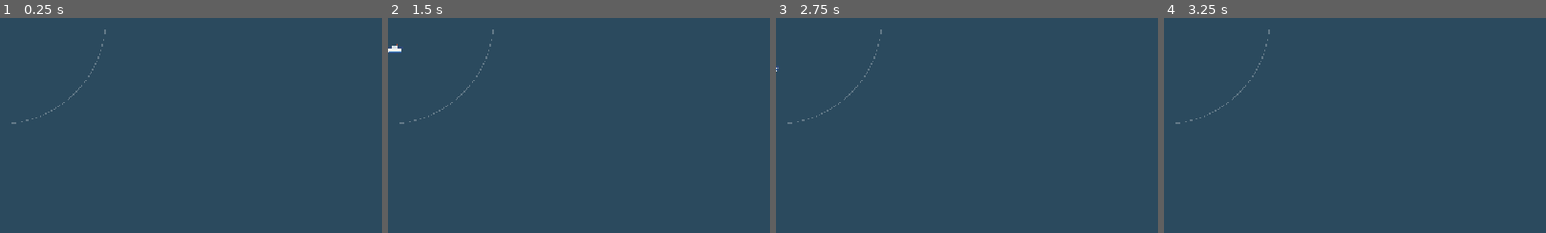
Above: before the commit, frames 1-4 (left to right).
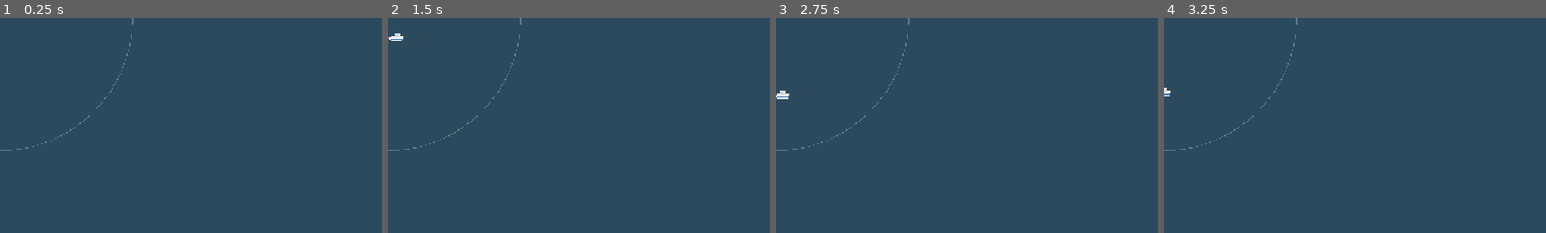
Above: after the commit, the same moments.

Repository: detronics-apps/ocean-haven
Game: Godot game, scene res://scenes/player/patrol_boat.tscn
The game is run twice, just before and just after one commit, with the same random seed, the same clock (stepped at 60 frames per second) and the same inputs. This scene is started directly instead of the project's main scene.
Inputs (mouse positions are % of the whole screen's width and height, from its top left):
- Up to frame 1 (0.25 s): no input
- Up to frame 2 (1.5 s): tap Enter at 0.5 s; move the mouse to (72, 45) at 0.52 s; hold D (move_right) 0.53-1.28 s; hold E (interact) 0.53-1.28 s; click (72, 45) at 0.67 s; move the mouse to (30, 55) at 1.27 s; hold S (move_down) from 1.28 s (still down); tap E (interact) at 1.35 s
- Up to frame 3 (2.75 s): move the mouse to (60, 28) at 2.02 s; release S (move_down) at 2.03 s; hold D (move_right) from 2.03 s (still down); hold E (interact) from 2.03 s (still down)
- Up to frame 4 (3.25 s): tap Space at 2.75 s; move the mouse to (45, 70) at 2.77 s; release D (move_right) at 2.78 s; release E (interact) at 2.78 s; hold W (move_up) from 2.78 s (still down); tap E (interact) at 2.85 s; click (45, 70) at 2.92 s
The pictures show only the part of the screen within x 0-50%, y 0-50%; the shares and areas given below are measured in that part.

The runs differ from the first frame. In frame 1, 0.3% of the frame differs, in the area x 0-35%, y 0-62%; in frame 2, 0.5%; in frame 3, 0.4%; in frame 4, 0.4%.

Commit message:
Up to 6 patrol boats and 3 Dolphin Viewing Areas; patrol boats must leave quiet water: below 65% of the island's water free of them, a boat now and then hits a turtle or dolphin (hurt, never killed); buoys show the quiet water left; patrol areas a little wider
Co-Authored-By: Claude Opus 5.5 <noreply@anthropic.com>
Claude-Session: https://claude.ai/code/session_01TgTuR8CE1ck28M9f6vukjR

Diff:
--- a/data/buildings/dolphin_viewing_area.tres
+++ b/data/buildings/dolphin_viewing_area.tres
@@ -19,7 +19,7 @@
 visitors_per_animal = 10
 watches = &"bottlenose_dolphin"
 watch_range = 480.0
-max_count = 1
+max_count = 3
 placement_hint = "on the beach, facing the dolphins' waters"
 fact = "Watching dolphins from the shore or from a slow, distant boat keeps them safe: chasing or crowding them disturbs their feeding and resting."
 only_on = &"home_island"
--- a/data/buildings/patrol_boat.tres
+++ b/data/buildings/patrol_boat.tres
@@ -22,3 +22,4 @@
 cost_litter = 5
 category = &"sea"
 storm_proof = true
+max_count = 6
--- a/scripts/buildings/building.gd
+++ b/scripts/buildings/building.gd
@@ -389,6 +389,9 @@
 			lines.append("Too busy: %s nearby" % busy.data.display_name)
 	if data.upkeep > 0 and not upkeep_paid:
 		lines.append("Upkeep unpaid today")
+	if has_node("PatrolBoat"):  # patrol boats must leave turtles and dolphins some quiet water
+		var free := PatrolBoat.free_water_share(get_tree(), Regions.nearest(global_position))
+		lines.append("Quiet water left: %d%%%s" % [roundi(free * 100.0), " (too little!)" if free < 0.65 else ""])
 	return "\n".join(lines)
 
 
--- a/scripts/player/patrol_boat.gd
+++ b/scripts/player/patrol_boat.gd
@@ -4,7 +4,7 @@
 ## cruises to random spots in its area and collects floating litter that washes
 ## in there, quietly, into the ranger's inventory. Stays on the water.
 
-@export var radius := 160.0
+@export var radius := 200.0
 @export var speed := 70.0
 
 var _target := Vector2.ZERO
@@ -71,6 +71,35 @@
 	return Vector2.ZERO
 
 
+## Share (0..1) of `region`'s own water (the shallows and mid water round its island) that's
+## outside every patrol area: quiet water where turtles and dolphins can feed and rest.
+static func free_water_share(tree: SceneTree, region: RegionData) -> float:
+	var areas: Array[Vector2] = []
+	var radii: Array[float] = []
+	for boat: Node in tree.get_nodes_in_group("busy_boats"):
+		if Regions.nearest(boat.global_position) == region:
+			areas.append(boat.global_position)
+			radii.append(boat.radius)
+	if areas.is_empty():
+		return 1.0
+	var water := 0
+	var busy := 0
+	for ground: TileMapLayer in tree.get_nodes_in_group("ground"):
+		for cell in ground.get_used_cells():
+			var tile := ground.get_cell_tile_data(cell)
+			if not tile or tile.get_custom_data("walkable") or tile.get_custom_data("terrain") not in ["water", ""]:
+				continue
+			var spot := ground.to_global(ground.map_to_local(cell))
+			if Regions.nearest(spot) != region:
+				continue
+			water += 1
+			for i in areas.size():
+				if spot.distance_to(areas[i]) <= radii[i]:
+					busy += 1
+					break
+	return 1.0 - float(busy) / maxi(water, 1)
+
+
 func _is_water(local_point: Vector2) -> bool:
 	var point := to_global(local_point)
 	# Docks are walkways over the water: patrol boats go round them.
--- a/scripts/world/litter_spawner.gd
+++ b/scripts/world/litter_spawner.gd
@@ -27,6 +27,10 @@
 ## get caught may catch one: at most this many a day in this area. Clean it up to prevent it.
 @export var tangle_range := 320.0
 @export var tangles_per_day := 1
+## Patrol boats need to leave quiet water: with less than this share of the island's water
+## free of them, a boat now and then hits a turtle or dolphin (hurt, never killed: a
+## Rescue mission helps it). The less free water, the likelier.
+@export var min_free_water := 0.65
 
 var _items: Array[Resource] = DataFiles.load_all("res://data/items").filter(
 	func(item: ItemData) -> bool: return item.is_litter)
@@ -38,7 +42,9 @@
 
 
 func _ready() -> void:
-	GameClock.new_day.connect(func(_d: int) -> void: entangle())
+	GameClock.new_day.connect(func(_d: int) -> void:
+		entangle()
+		busy_waters())
 
 
 ## Litter that entangles, left near an animal that can get caught, catches it (at most
@@ -70,6 +76,30 @@
 		if distance <= tangle_range and (not best or distance < best.global_position.distance_to(point)):
 			best = animal
 	return best
+
+
+## Too much of the water is patrolled: maybe one boat-shy animal gets hit (never killed).
+## Returns it, or null.
+func busy_waters(chance := -1.0) -> Animal:
+	var region := Regions.nearest(area.get_center())
+	var free := PatrolBoat.free_water_share(get_tree(), region)
+	if free >= min_free_water:
+		return null
+	if chance < 0.0:  # up to 60% a morning, as the quiet water shrinks
+		chance = clampf((min_free_water - free) / 0.15, 0.0, 1.0) * 0.6
+	if randf() >= chance:
+		return null
+	var at_risk := get_tree().get_nodes_in_group("animals").filter(func(a: Animal) -> bool:
+		return (a.data.boat_shy_distance > 0.0 and not a.young and not a.injured and not a.leaving
+			and Regions.nearest(a.global_position) == region))
+	if at_risk.is_empty():
+		return null
+	var hit: Animal = at_risk.pick_random()
+	hit.injure()
+	get_tree().call_group("hud", "show_toast",
+		"A patrol boat hit a %s! Patrol boats cover %d%% of the water, leaving turtles and dolphins too little quiet water. Move or take some away, and send a Rescue mission." % [
+		hit.data.display_name.to_lower(), roundi((1.0 - free) * 100.0)])
+	return hit
 
 
 ## A random piece of litter at `spot` (e.g. dug up by a crab), unless there's
--- a/tests/test_patrol.gd
+++ b/tests/test_patrol.gd
@@ -85,9 +85,35 @@
 	_expect(turtle.data.boat_shy_distance > 0.0 and turtle.data.boat_shy_distance < 200.0,
 		"turtles keep away from patrol boats too (a bit less than dolphins)")
 
+	# --- Up to 6 patrol boats; but if they leave too little quiet water, they hit turtles ---
+	_expect(patrol.max_count == 6 and load("res://data/buildings/dolphin_viewing_area.tres").max_count == 3,
+		"up to 6 patrol boats and 3 Dolphin Viewing Areas")
+	spawner = world.get_node("LitterSpawner")
+	var home: Resource = load("res://data/regions/home_island.tres")
+	var share: Callable = func() -> float: return load("res://scripts/player/patrol_boat.gd").free_water_share(self, home)
+	_expect(share.call() > spawner.min_free_water and spawner.busy_waters(1.0) == null,
+		"one patrol boat leaves plenty of quiet water (%d%% free): nobody is hurt" % roundi(share.call() * 100))
+	var ground: TileMapLayer = world.get_node("StarterIsland/Ground")
+	var water_cells: Array = ground.get_used_cells().filter(func(c: Vector2i) -> bool:
+		var t := ground.get_cell_tile_data(c)
+		return not t.get_custom_data("walkable") and t.get_custom_data("terrain") in ["water", ""])
+	water_cells.sort_custom(func(a: Vector2i, b: Vector2i) -> bool: return Vector2(a).angle() < Vector2(b).angle())
+	for i in 5:
+		var cell: Vector2i = water_cells[(i + 1) * water_cells.size() / 6]
+		build_mode.add_building(patrol, Terrain_cell(ground, cell))
+	await process_frame
+	var free_now: float = share.call()
+	_expect(free_now < spawner.min_free_water, "6 patrol boats round the island leave little quiet water (%d%% free)" % roundi(free_now * 100))
+	var hit: Node = spawner.busy_waters(1.0)
+	_expect(hit != null and hit.injured and hit.data.boat_shy_distance > 0.0, "and one hits a turtle or dolphin (hurt, never killed)")
+
 	if not _failed:
 		print("PASS")
 	quit(1 if _failed else 0)
+
+
+func Terrain_cell(ground: TileMapLayer, cell: Vector2i) -> Vector2i:
+	return Vector2i((ground.to_global(ground.map_to_local(cell)) / 32.0).floor())
 
 
 func _terrain(point: Vector2) -> String:
